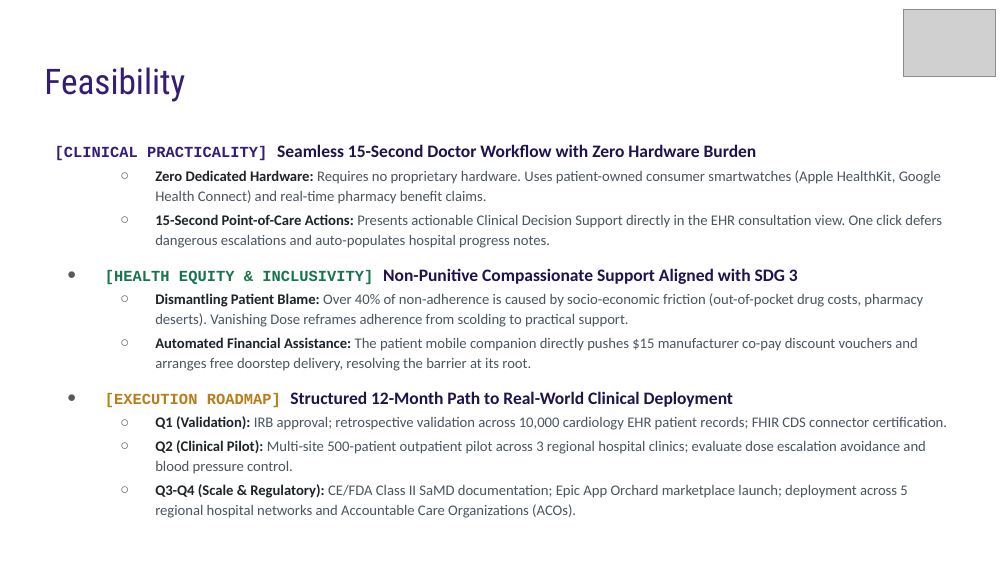
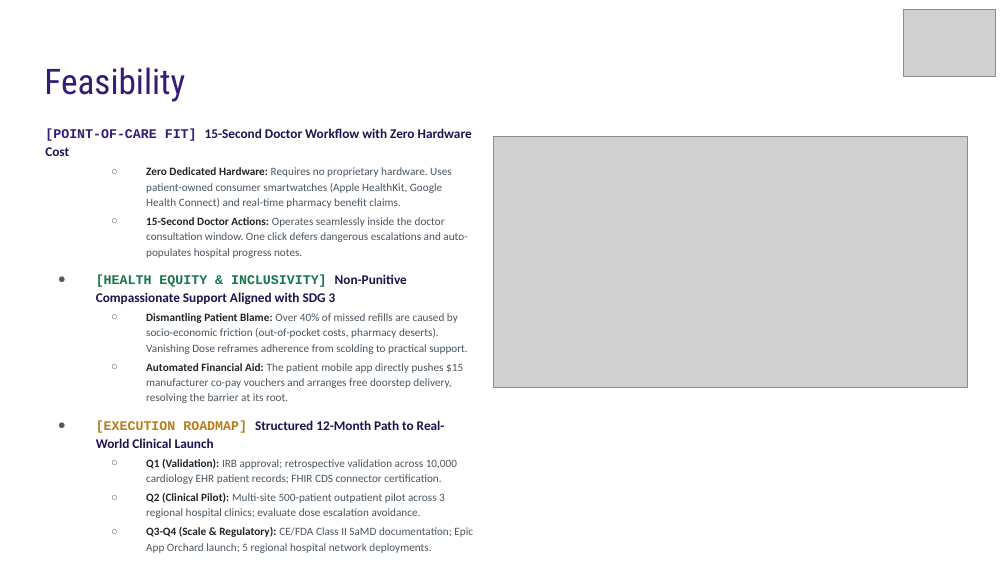
Before and after one commit to tanishkuvar11/RxPulse, a slide deck: slide 4 of TeamID_TeamName_P01.pptx. Drawn at 1008x567 pixels with LibreOffice and Linux fonts; fonts in the diff are those of the drawing; grey boxes stand for pictures. Boxes give left, top, right and bottom in pixels: in the first picture for what was removed or moved away, otherwise in the second. Text is boxed around its words. In the diff, an @@ line names an element or a change of style, - is before the commit and + after.

Commit message:
Update official PPTX deck with 2-column layout and embedded charts

```diff
--- a/TeamID_TeamName_P01.pptx
+++ b/TeamID_TeamName_P01.pptx
@@ text "[POINT-OF-CARE FIT] 15-Second Doctor Workflow ...": place and size @@
-text "[POINT-OF-CARE FIT] 15-Second Doctor Workflow ..." at bbox=[55, 144, 947, 515]
+text "[POINT-OF-CARE FIT] 15-Second Doctor Workflow ..." at bbox=[45, 128, 473, 537]
@@ text at bbox=[45, 128, 472, 156]: text changed; size 12.5 to 9.5 pt @@
-[CLINICAL PRACTICALITY] Seamless 15-Second Doctor Workflow with Zero Hardware Burden
+[POINT-OF-CARE FIT] 15-Second Doctor Workflow with Zero Hardware Cost
@@ picture added at bbox=[494, 136, 968, 387] @@
@@ text at bbox=[96, 167, 457, 484]: size 10.5 to 8 pt in "Zero Dedicated Hardware: Requires no proprietary hardware. ...", "Q1 (Validation): IRB approval; retrospective validation acro ..."; size 11 to 9.5 pt in "[HEALTH EQUITY & INCLUSIVITY]"; size 12.5 to 9.5 pt in "Non-Punitive Compassionate Support Aligned with SDG 3"; less space between paragraphs @@
@@ text at bbox=[146, 217, 467, 258]: text changed; size 10.5 to 8 pt @@
-  ○ 15-Second Point-of-Care Actions: Presents actionable Clinical Decision Support directly in the EHR consultation view. One click defers dangerous escalations and auto-populates hospital progress notes.
+  ○ 15-Second Doctor Actions: Operates seamlessly inside the doctor consultation window. One click defers dangerous escalations and auto-populates hospital progress notes.
@@ text at bbox=[96, 313, 467, 448]: text changed; size 10.5 to 8 pt @@
-  ○ Dismantling Patient Blame: Over 40% of non-adherence is caused by socio-economic friction (out-of-pocket drug costs, pharmacy deserts). Vanishing Dose reframes adherence from scolding to practical support.
-  ○ Automated Financial Assistance: The patient mobile companion directly pushes $15 manufacturer co-pay discount vouchers and arranges free doorstep delivery, resolving the barrier at its root.
-● [EXECUTION ROADMAP] Structured 12-Month Path to Real-World Clinical Deployment
+  ○ Dismantling Patient Blame: Over 40% of missed refills are caused by socio-economic friction (out-of-pocket costs, pharmacy deserts). Vanishing Dose reframes adherence from scolding to practical support.
+  ○ Automated Financial Aid: The patient mobile app directly pushes $15 manufacturer co-pay vouchers and arranges free doorstep delivery, resolving the barrier at its root.
+● [EXECUTION ROADMAP] Structured 12-Month Path to Real-World Clinical Launch
@@ text at bbox=[146, 493, 473, 537]: text changed; size 10.5 to 8 pt @@
-  ○ Q2 (Clinical Pilot): Multi-site 500-patient outpatient pilot across 3 regional hospital clinics; evaluate dose escalation avoidance and blood pressure control.
-  ○ Q3-Q4 (Scale & Regulatory): CE/FDA Class II SaMD documentation; Epic App Orchard marketplace launch; deployment across 5 regional hospital networks and Accountable Care Organizations (ACOs).
+  ○ Q2 (Clinical Pilot): Multi-site 500-patient outpatient pilot across 3 regional hospital clinics; evaluate dose escalation avoidance.
+  ○ Q3-Q4 (Scale & Regulatory): CE/FDA Class II SaMD documentation; Epic App Orchard launch; 5 regional hospital network deployments.
```
Also in this commit, not shown: 4 other slides changed.
